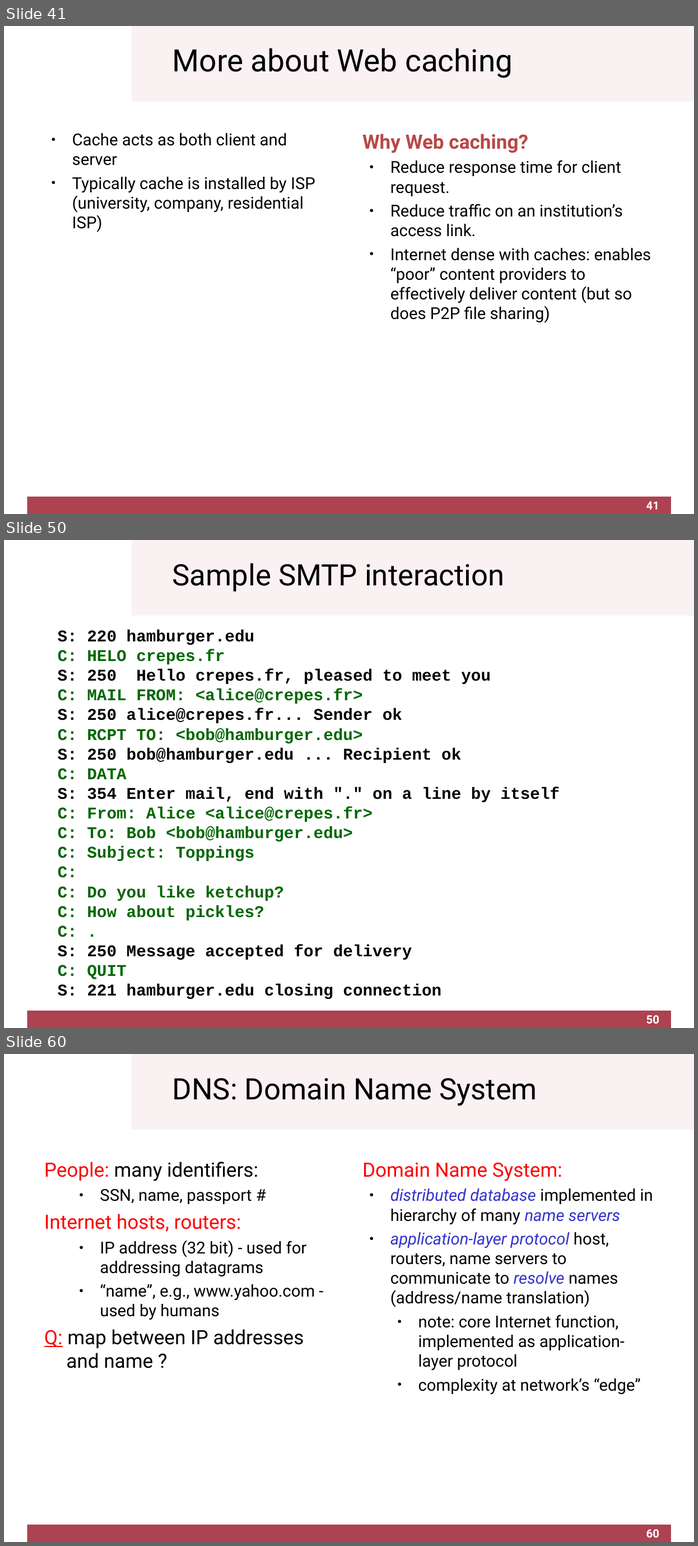
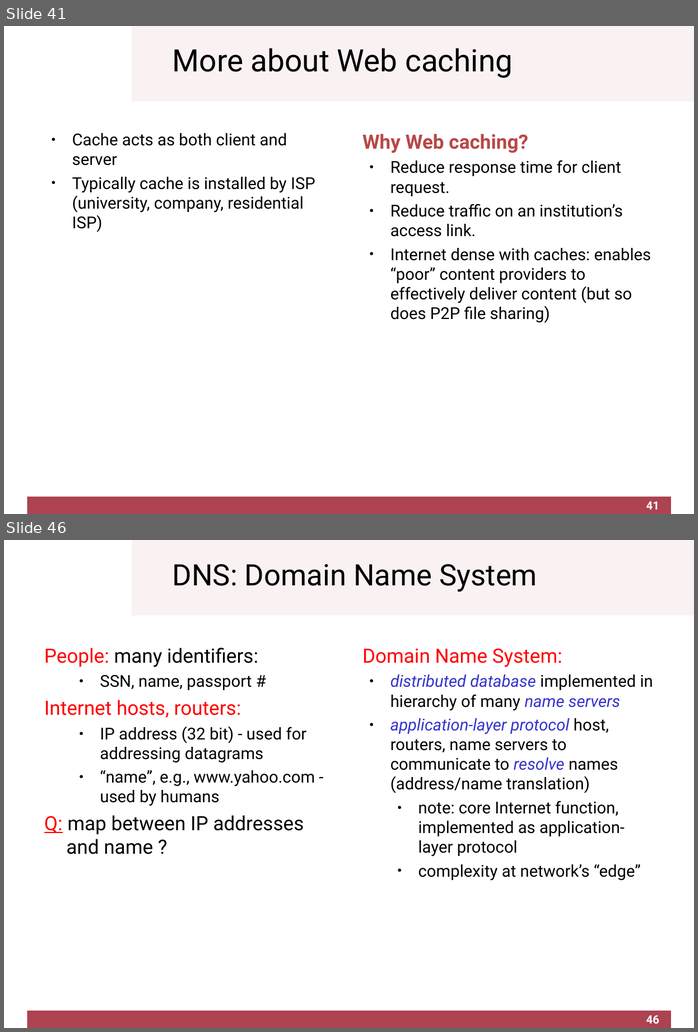
Before and after one commit to cletomartin/redes1, a slide deck: slides/application.odp. Shown one above the other, each under a label of ours: slides 41, 50 and 60 before the commit, slides 41 and 46 after it; the slides between them are not shown. The pictures are 698x1546 and 698x1032 pixels, drawn with LibreOffice and Linux fonts; fonts in the diff are those of the drawing; background and template pictures are left out. Boxes give left, top, right and bottom in pixels: in the first picture for what was removed or moved away, otherwise in the second. Text is boxed around its words. In the diff, an @@ line names an element or a change of style, - is before the commit and + after.

```diff
--- a/slides/application.odp
+++ b/slides/application.odp
@@ slide 50 removed at (4, 540, 694, 1028), background #FFFFFF; not listed: 2 template elements that a slide beside it also shows @@
@@ title removed at (173, 563, 504, 592) @@
-Sample SMTP interaction
@@ text removed at (58, 630, 560, 999) @@
-S: 220 hamburger.edu
-C: HELO crepes.fr
-S: 250 Hello crepes.fr, pleased to meet you
-C: MAIL FROM: <alice@crepes.fr>
-S: 250 alice@crepes.fr... Sender ok
-C: RCPT TO: <bob@hamburger.edu>
-S: 250 bob@hamburger.edu ... Recipient ok
-C: DATA
-S: 354 Enter mail, end with "." on a line by itself
-C: From: Alice <alice@crepes.fr>
-C: To: Bob <bob@hamburger.edu>
-C: Subject: Toppings
-C:
-C: Do you like ketchup?
-C: How about pickles?
-C: .
-S: 250 Message accepted for delivery
-C: QUIT
-S: 221 hamburger.edu closing connection
@@ page number removed at (646, 1015, 660, 1023) @@
-50
@@ what was slide 60 is now slide 46 @@
@@ page number at (646, 1015, 660, 1023): text changed @@
-60
+46
```
Also in this commit, not shown: 8 slides changed, 13 other slides removed, 5 other files.
